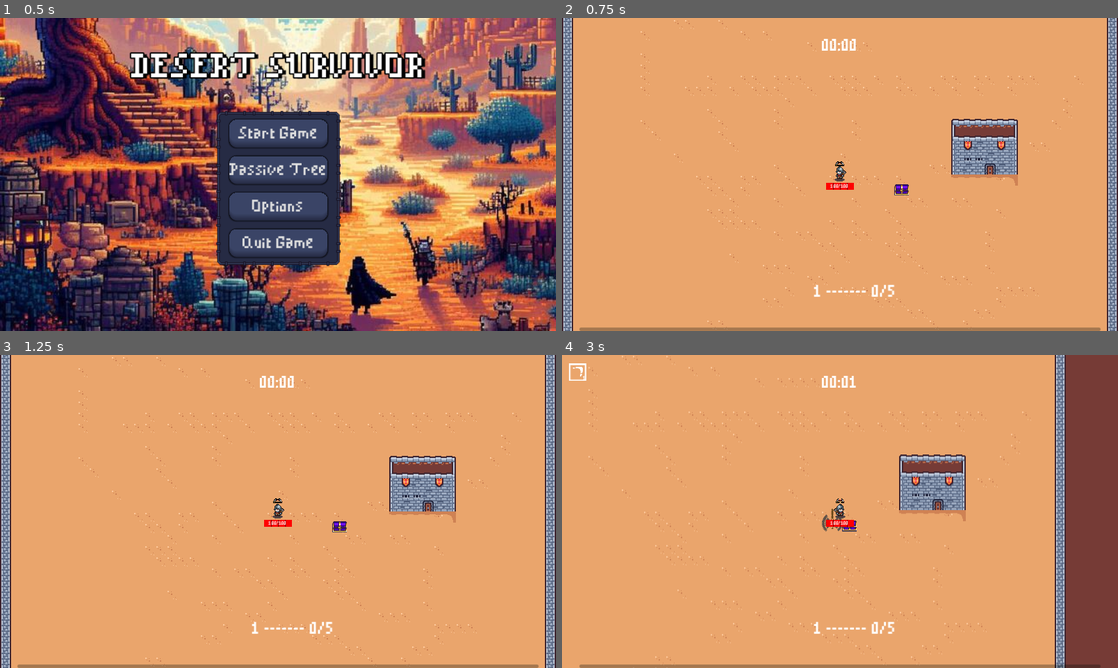
Above: before the commit, frames 1-4 (two rows, left to right).
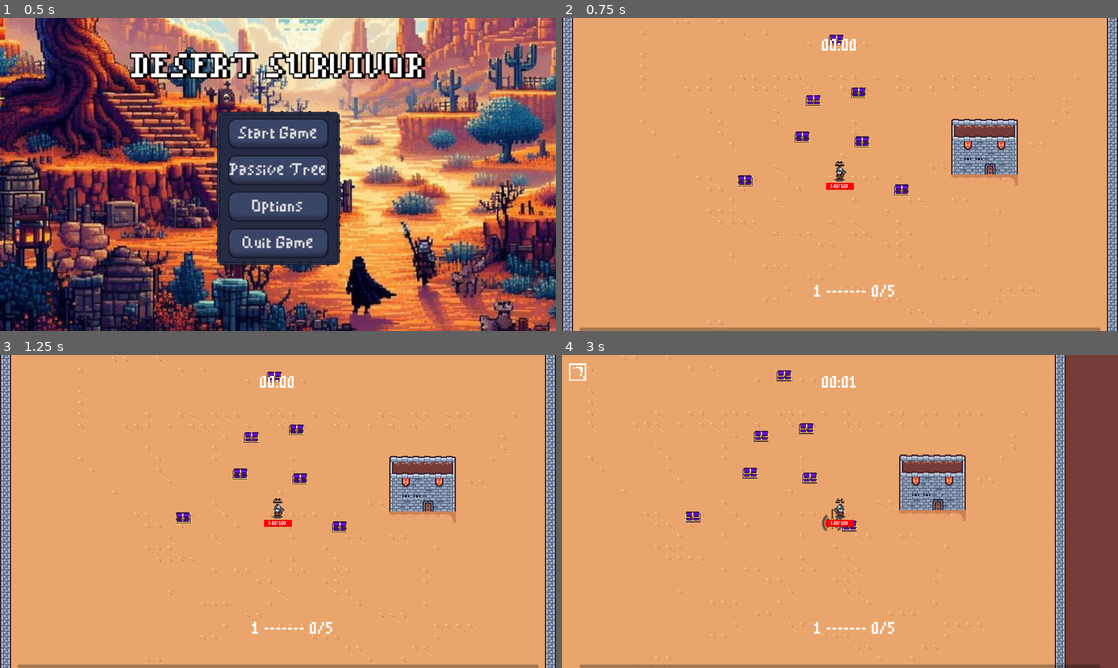
Above: after the commit, the same moments.

Repository: DreamEp/MFB
Game: Godot game, scene res://Scenes/main_scene.tscn
Same seed, same stepped clock (60 frames per second), same inputs: the game is played once before the commit and once after it. Sound files missing from this copy of the repository are replaced by a short silence.
Inputs (mouse positions are in pixels of both pictures, inside the frame that each line leads up to):
- Up to frame 1 (0.5 s): no input
- Up to frame 2 (0.75 s): click "Start Game" at 0.5 s
- Up to frame 3 (1.25 s): no input
- Up to frame 4 (3 s): tap Enter at 1.25 s; move the mouse to (962, 495) at 1.27 s; hold D (right) 1.28-2.03 s; click (962, 495) at 1.35 s; move the mouse to (728, 527) at 2.02 s; hold S (down) 2.03-2.75 s; tap 1 at 2.1 s; click (840, 511) at 2.77 s

Frame 1 is identical in both runs. In frame 2, 0.5% of the frame differs, in the area x 31-56%, y 5-54%; in frame 3, 0.5%; in frame 4, 0.6%, in the area x 22-46%, y 4-54%.

Commit message:
implement the support skills logic

Diff:
--- a/HUD&Menu/Menu/SkillTree/skill_button.gd
+++ b/HUD&Menu/Menu/SkillTree/skill_button.gd
@@ -15,7 +15,6 @@
 func _ready():
 	self.texture_normal = load("res://Art/UI/PassiveTree/%s.png" % textureName)
 	label.text = str(level) + "/" + str(max_level)
-	print(get_parent() is SkillNode)
 	if get_parent() is SkillNode:
 		line2d.add_point(global_position + size/2)
 		line2d.add_point(get_parent().global_position + size/2)
--- a/Player/PlayerAttacks.gd
+++ b/Player/PlayerAttacks.gd
@@ -53,4 +53,7 @@
 		if current_item.skills != null:
 			for skill in current_item.skills:
 				if skill != null:
+					#if skill.support_skills != null:
+						#for support in skill.support_skills:
+							#skill = support.activate(skill)
 					skill.activate(mouse_position, get_tree())
--- a/Player/Skills/Attacks/ArrowsShot.gd
+++ b/Player/Skills/Attacks/ArrowsShot.gd
@@ -18,7 +18,7 @@
 @export var coldown_between_salve: float
 @export var projectile_count: int
 @export var space_between_projectiles: int
-
+@export var support_skills: Array[SupportSkill]
 
 var player: Player
 var PROJ_PATH: String = "res://Art/Player/Projectiles/"
--- a/Player/Skills/Attacks/CrescentStrike.gd
+++ b/Player/Skills/Attacks/CrescentStrike.gd
@@ -21,7 +21,7 @@
 @export var distance: Array[float]
 @export var angle: Array[float]
 @export var can_return: Array[bool]
-
+@export var support_skills: Array[SupportSkill]
 
 var player: Player
 var PROJ_PATH: String = "res://Art/Player/Projectiles/"
--- a/Player/Skills/Spells/AxeRotation.gd
+++ b/Player/Skills/Spells/AxeRotation.gd
@@ -15,6 +15,7 @@
 @export var duration: float
 @export var projectile_count: int
 @export var radius: int
+@export var support_skills: Array[SupportSkill]
 
 
 var player: Player
@@ -22,7 +23,6 @@
 var projectileNode: PackedScene = preload("res://Player/Projectiles/projectile.tscn")
 var can_fire = true
 var projectile_physics: String = "rotative"
-
 
 func cast(current_angle, current_radius, playerNode, tree):
 	var texture_path:= "%s%ss/%s.png" % [PROJ_PATH, projectile_type, elemental_type+"_"+projectile_type]
@@ -60,5 +60,8 @@
 
 func activate(_mouse_position, tree):
 	player = tree.get_first_node_in_group("player")
+	#if support_skills != null:
+		#for support in support_skills:
+			#self = support.activate(self.)
 	var current_projectile_count = projectile_count + player.additional_spell_projectile
 	axe_rotation(tree, current_projectile_count)
--- a/Player/Skills/Spells/RainOfArrows.gd
+++ b/Player/Skills/Spells/RainOfArrows.gd
@@ -18,6 +18,7 @@
 @export var projectile_count: int
 @export var space_between_projectiles: int
 @export var coldown: float
+@export var support_skills: Array[SupportSkill]
 
 var player: Player
 var PROJ_PATH: String = "res://Art/Player/Projectiles/"
--- /dev/null
+++ b/Player/Skills/SupportSkill.gd
@@ -0,0 +1,5 @@
+extends Resource
+class_name SupportSkill
+
+func _activate(_skill: Skill):
+	pass
--- /dev/null
+++ b/Player/Skills/Supports/AddProjectile.gd
@@ -0,0 +1,10 @@
+extends SupportSkill
+class_name AddProjectile
+
+@export var value: int
+
+func activate(skill: Skill) -> Skill:
+	print("Before adding proj : %s" % skill.projectile_count)
+	skill.projectile_count += value
+	print("After adding proj : %s" % skill.projectile_count)
+	return skill
--- /dev/null
+++ b/Player/Skills/Supports/ElementalType.gd
@@ -0,0 +1,10 @@
+extends SupportSkill
+class_name ElementalType
+
+@export_enum("Physical","Electric","Fire","Ice","Poison") var value: String
+
+func activate(skill: Skill) -> Skill:
+	print("Before adding elemental : %s" % skill.elemental_type)
+	skill.elemental_type = value
+	print("After adding proj : %s" % skill.elemental_type)
+	return skill
--- a/Player/upgrade_player.gd
+++ b/Player/upgrade_player.gd
@@ -277,10 +277,21 @@
 		for i in range(item_current_skills.size()):
 			if item_current_skills[i] != null:
 				if item_current_skills[i].title == picked_upgrade["displayname"]:
+					if skill.support_skills.size() > 0: #If the current skill got supports then we play those
+						for support in skill.support_skills:
+							skill = support.activate(skill)
+					elif item_current_skills[i].support_skills.size() > 0: #If the founded previous skill got supports
+						var current_suppoprt = item_current_skills[i].support_skills
+						skill.support_skills = item_current_skills[i].support_skills #Then the new skill got the previous supports
+						for support in skill.support_skills:
+							skill = support.activate(skill)
 					item_current_skills[i] = skill
 					found = true
 					break
 		if found == false:
+			if skill.support_skills != null:
+				for support in skill.support_skills:
+					skill = support.activate(skill)
 			item_current_skills.append(skill)
 		player.items[0].skills = item_current_skills
 	collected_names.append(upgrade_name)
--- a/Resources/Skills/Spells/Axe Rotation/Axe Rotation1.tres
+++ b/Resources/Skills/Spells/Axe Rotation/Axe Rotation1.tres
@@ -14,4 +14,5 @@
 duration = 4.0
 projectile_count = 4
 radius = 50
+support_skills = Array[Resource("res://Player/Skills/SupportSkill.gd")]([])
 title = "Axe Rotation"
--- a/Resources/Skills/Spells/Axe Rotation/Axe Rotation2.tres
+++ b/Resources/Skills/Spells/Axe Rotation/Axe Rotation2.tres
@@ -14,4 +14,5 @@
 duration = 4.0
 projectile_count = 5
 radius = 50
+support_skills = Array[Resource("res://Player/Skills/SupportSkill.gd")]([])
 title = "Axe Rotation"
--- a/Resources/Skills/Spells/Rain of Arrows/Rain of Arrows1.tres
+++ b/Resources/Skills/Spells/Rain of Arrows/Rain of Arrows1.tres
@@ -17,4 +17,5 @@
 projectile_count = 8
 space_between_projectiles = 16
 coldown = 8.0
+support_skills = Array[Resource("res://Player/Skills/SupportSkill.gd")]([])
 title = "Rain of Arrows"
--- a/Resources/Skills/Spells/Rain of Arrows/Rain of Arrows2.tres
+++ b/Resources/Skills/Spells/Rain of Arrows/Rain of Arrows2.tres
@@ -17,4 +17,5 @@
 projectile_count = 8
 space_between_projectiles = 16
 coldown = 8.0
+support_skills = Array[Resource("res://Player/Skills/SupportSkill.gd")]([])
 title = "Rain of Arrows"
--- /dev/null
+++ b/Resources/Skills/Supports/AddProjectile.tres
@@ -0,0 +1,7 @@
+[gd_resource type="Resource" script_class="AddProjectile" load_steps=2 format=3 uid="uid://cvvgtx4fi1702"]
+
+[ext_resource type="Script" path="res://Player/Skills/Supports/AddProjectile.gd" id="1_2frsm"]
+
+[resource]
+script = ExtResource("1_2frsm")
+value = 1
--- /dev/null
+++ b/Resources/Skills/Supports/ElectricType.tres
@@ -0,0 +1,7 @@
+[gd_resource type="Resource" script_class="ElementalType" load_steps=2 format=3 uid="uid://duntlso8654ve"]
+
+[ext_resource type="Script" path="res://Player/Skills/Supports/ElementalType.gd" id="1_xnexb"]
+
+[resource]
+script = ExtResource("1_xnexb")
+value = "Electric"
--- /dev/null
+++ b/Resources/Skills/Supports/FireType.tres
@@ -0,0 +1,7 @@
+[gd_resource type="Resource" script_class="ElementalType" load_steps=2 format=3 uid="uid://d1c40m6f54tmt"]
+
+[ext_resource type="Script" path="res://Player/Skills/Supports/ElementalType.gd" id="1_iklyc"]
+
+[resource]
+script = ExtResource("1_iklyc")
+value = "Fire"
--- /dev/null
+++ b/Resources/Skills/Supports/IceType.tres
@@ -0,0 +1,7 @@
+[gd_resource type="Resource" script_class="ElementalType" load_steps=2 format=3 uid="uid://6iwqs8dsap50"]
+
+[ext_resource type="Script" path="res://Player/Skills/Supports/ElementalType.gd" id="1_lp5tp"]
+
+[resource]
+script = ExtResource("1_lp5tp")
+value = "Ice"
--- /dev/null
+++ b/Resources/Skills/Supports/PhysicalType.tres
@@ -0,0 +1,7 @@
+[gd_resource type="Resource" script_class="ElementalType" load_steps=2 format=3 uid="uid://b2uj01hwwaxq4"]
+
+[ext_resource type="Script" path="res://Player/Skills/Supports/ElementalType.gd" id="1_2p4om"]
+
+[resource]
+script = ExtResource("1_2p4om")
+value = "Physical"
--- /dev/null
+++ b/Resources/Skills/Supports/PoisonType.tres
@@ -0,0 +1,7 @@
+[gd_resource type="Resource" script_class="ElementalType" load_steps=2 format=3 uid="uid://doxiifj5yik6s"]
+
+[ext_resource type="Script" path="res://Player/Skills/Supports/ElementalType.gd" id="1_2rg7m"]
+
+[resource]
+script = ExtResource("1_2rg7m")
+value = "Poison"
--- a/Scenes/world.tscn
+++ b/Scenes/world.tscn
@@ -484,3 +484,21 @@
 
 [node name="ChestLoot" parent="Loots/Chest" instance=ExtResource("9_hy02c")]
 position = Vector2(89, 23)
+
+[node name="ChestLoot2" parent="Loots/Chest" instance=ExtResource("9_hy02c")]
+position = Vector2(-38, -106)
+
+[node name="ChestLoot3" parent="Loots/Chest" instance=ExtResource("9_hy02c")]
+position = Vector2(-137, 10)
+
+[node name="ChestLoot4" parent="Loots/Chest" instance=ExtResource("9_hy02c")]
+position = Vector2(27, -117)
+
+[node name="ChestLoot5" parent="Loots/Chest" instance=ExtResource("9_hy02c")]
+position = Vector2(-54, -53)
+
+[node name="ChestLoot6" parent="Loots/Chest" instance=ExtResource("9_hy02c")]
+position = Vector2(32, -46)
+
+[node name="ChestLoot7" parent="Loots/Chest" instance=ExtResource("9_hy02c")]
+position = Vector2(-5, -193)
Not shown: 8 places in Art/UI/Theme & Stylebox/tab.tres that only renumber resources
